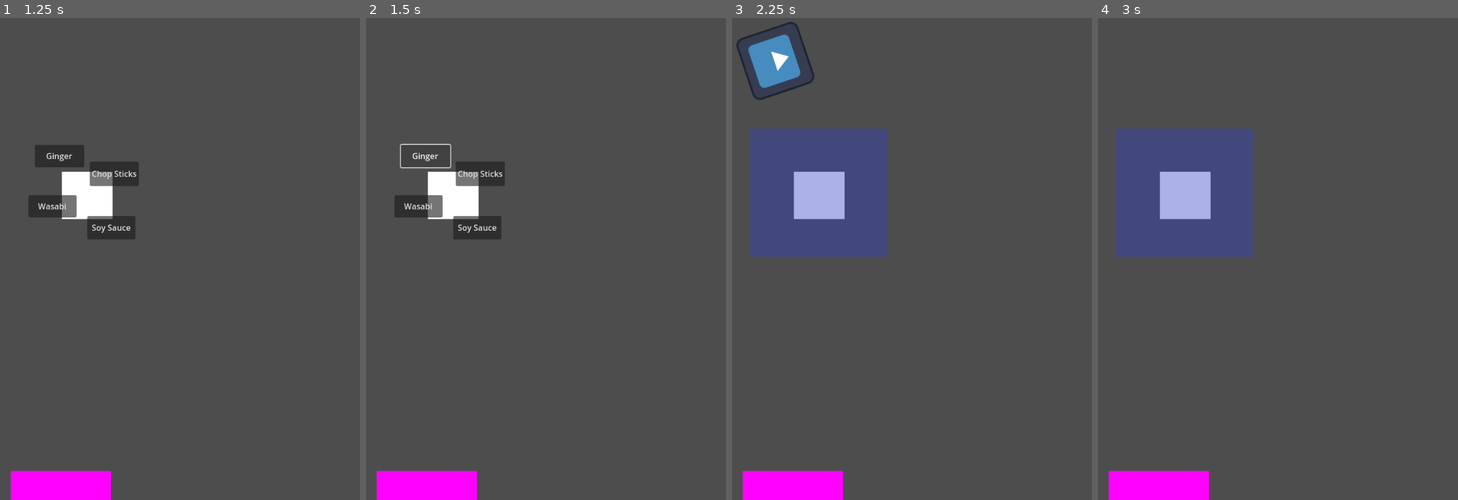
Above: before the commit, frames 1-4 (left to right).
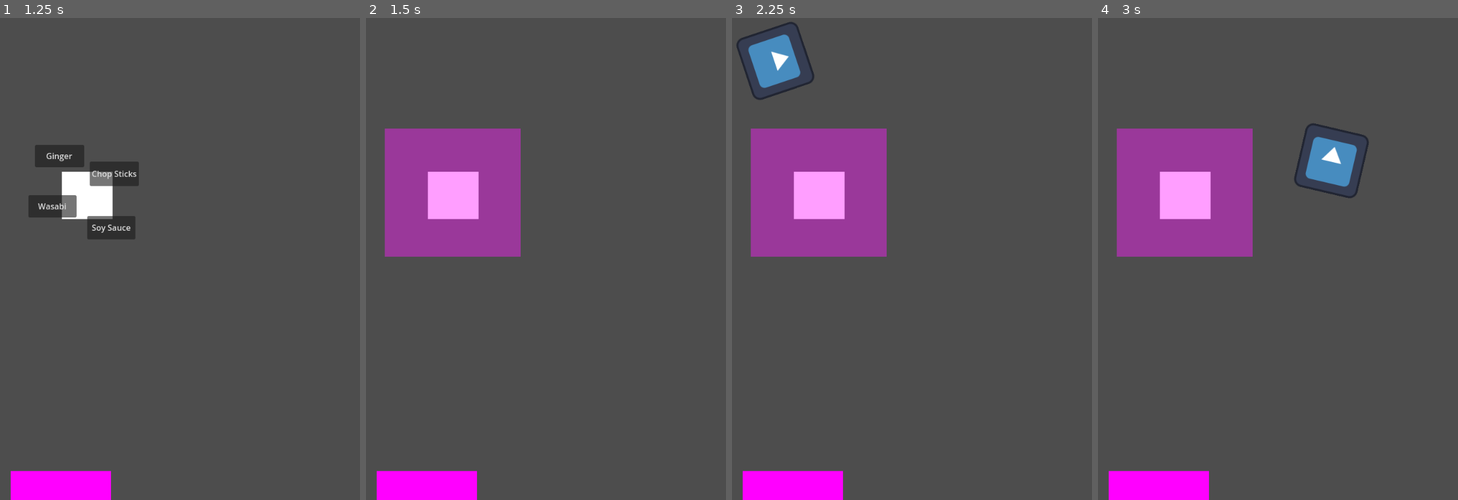
Above: after the commit, the same moments.

Repository: john9francis/sushi-attack
Game: Godot game, scene res://scripts/main.tscn
The game is run twice, just before and just after one commit, with the same random seed, the same clock (stepped at 60 frames per second) and the same inputs. The engine's default icon, where the game draws it, is replaced by a stand-in: a white triangle on a blue panel in a dark square.
Inputs (mouse positions are in pixels of both pictures, inside the frame that each line leads up to):
- Up to frame 1 (1.25 s): tap Enter at 0.5 s; move the mouse to (90, 191) at 0.52 s; press the mouse at (90, 191) at 0.53 s
- Up to frame 2 (1.5 s): release the mouse at (456, 191) at 1.25 s; click "Ginger" at 1.25 s
- Up to frame 3 (2.25 s): click (847, 172) at 2 s, where only the run before the commit has a clickable "Chop Sticks"
- Up to frame 4 (3 s): move the mouse to (1184, 273) at 2.77 s; click (1184, 273) at 2.85 s

Frame 1 is identical in both runs. In frame 2, 10% of the frame differs, in the area x 5-43%, y 22-50%; in frame 3, 10%; in frame 4, 12%, in the area x 4-76%, y 21-50%.

Commit message:
hooked up ginger tower to tower platform

Diff:
--- /dev/null
+++ b/scripts/g_tower.tscn
@@ -0,0 +1,16 @@
+[gd_scene load_steps=3 format=3 uid="uid://biyqmibg8ipx5"]
+
+[sub_resource type="CircleShape2D" id="CircleShape2D_ic12a"]
+radius = 183.044
+
+[sub_resource type="CanvasTexture" id="CanvasTexture_mg38n"]
+
+[node name="g_tower" type="Area2D"]
+
+[node name="CollisionShape2D" type="CollisionShape2D" parent="."]
+shape = SubResource("CircleShape2D_ic12a")
+
+[node name="Sprite2D" type="Sprite2D" parent="."]
+modulate = Color(1, 0.117647, 1, 0.431373)
+scale = Vector2(267.625, 252.125)
+texture = SubResource("CanvasTexture_mg38n")
--- a/scripts/towerPlatform.gd
+++ b/scripts/towerPlatform.gd
@@ -41,3 +41,11 @@
 	$TowerGUI.queue_free()
 	var csTower = CSTower.instantiate()
 	add_child(csTower)
+
+
+
+
+func _on_g_button_pressed():
+	$TowerGUI.queue_free()
+	var gTower = GTower.instantiate()
+	add_child(gTower)
--- a/scripts/towerPlatform.tscn
+++ b/scripts/towerPlatform.tscn
@@ -1,8 +1,9 @@
-[gd_scene load_steps=6 format=3 uid="uid://c8tq0ppoe2tb0"]
+[gd_scene load_steps=7 format=3 uid="uid://c8tq0ppoe2tb0"]
 
 [ext_resource type="Script" path="res://scripts/towerPlatform.gd" id="1_2l6tq"]
 [ext_resource type="PackedScene" uid="uid://bul6um5k465t1" path="res://scripts/cs_tower.tscn" id="2_vk3ja"]
 [ext_resource type="PackedScene" uid="uid://djnu4nstia70d" path="res://scripts/ss_tower.tscn" id="2_yr7cu"]
+[ext_resource type="PackedScene" uid="uid://biyqmibg8ipx5" path="res://scripts/g_tower.tscn" id="4_5qglf"]
 
 [sub_resource type="CircleShape2D" id="CircleShape2D_4g0tv"]
 radius = 114.018
@@ -13,6 +14,7 @@
 script = ExtResource("1_2l6tq")
 CSTower = ExtResource("2_vk3ja")
 SSTower = ExtResource("2_yr7cu")
+GTower = ExtResource("4_5qglf")
 
 [node name="CollisionShape2D" type="CollisionShape2D" parent="."]
 position = Vector2(5, 2)
@@ -66,3 +68,4 @@
 [connection signal="mouse_exited" from="." to="." method="_on_mouse_exited"]
 [connection signal="pressed" from="TowerGUI/CSButton" to="." method="_on_cs_button_pressed"]
 [connection signal="pressed" from="TowerGUI/SSButton" to="." method="_on_ss_button_pressed"]
+[connection signal="pressed" from="TowerGUI/GButton" to="." method="_on_g_button_pressed"]
